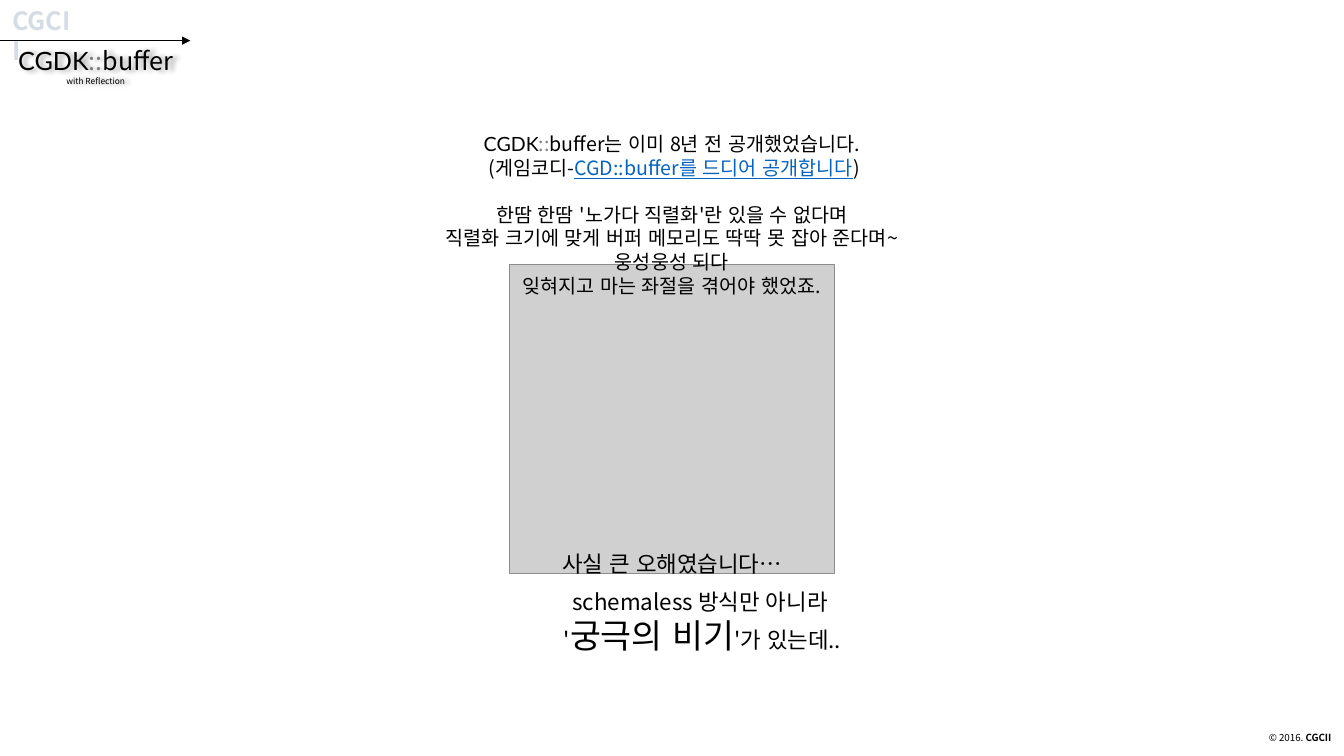
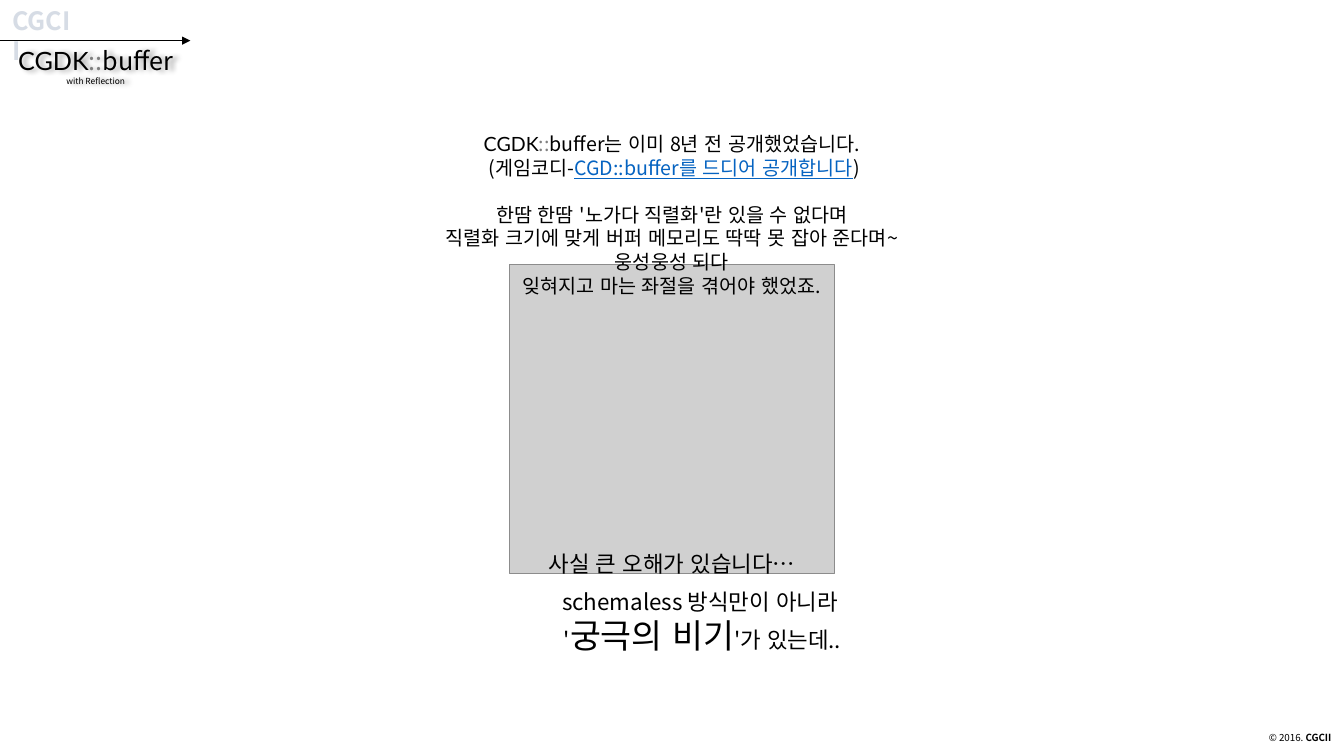
Before and after one commit to CGLabs/CGDK.buffer, a slide deck: slide 21 of C++/document/intruduce_CGDK.buffer.pptx. Drawn at 1344x756 pixels with LibreOffice and Linux fonts; fonts in the diff are those of the drawing; grey boxes stand for pictures. Boxes give left, top, right and bottom in pixels: in the first picture for what was removed or moved away, otherwise in the second. Text is boxed around its words. In the diff, an @@ line names an element or a change of style, - is before the commit and + after.

```diff
--- a/C++/document/intruduce_CGDK.buffer.pptx
+++ b/C++/document/intruduce_CGDK.buffer.pptx
@@ text at [549,553,796,578]: text changed @@
-사실 큰 오해였습니다…
+사실 큰 오해가 있습니다…
@@ text at [562,591,838,612]: text changed @@
-schemaless 방식만 아니라
+schemaless 방식만이 아니라
```
Also in this commit, not shown: 17 other slides changed, 1 other file.
